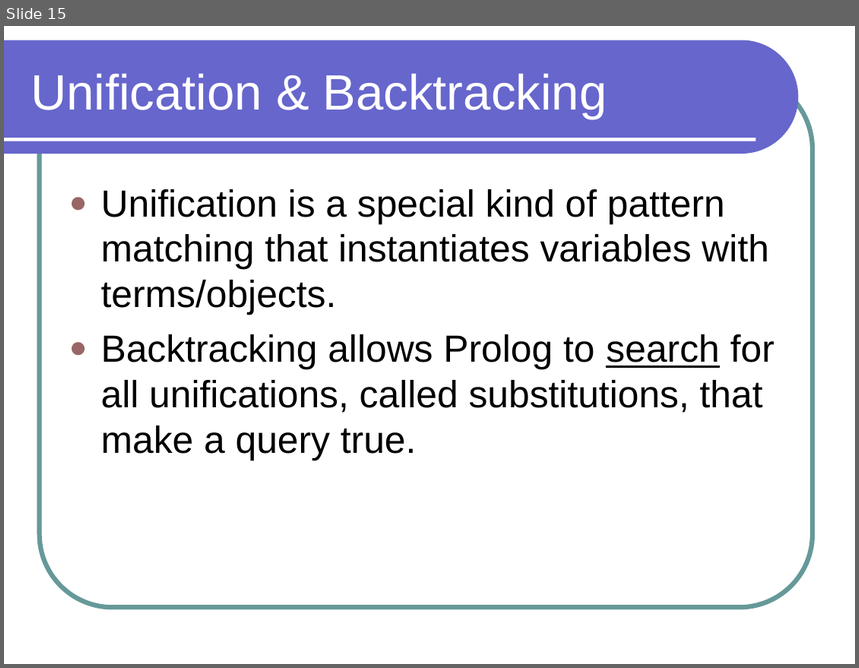
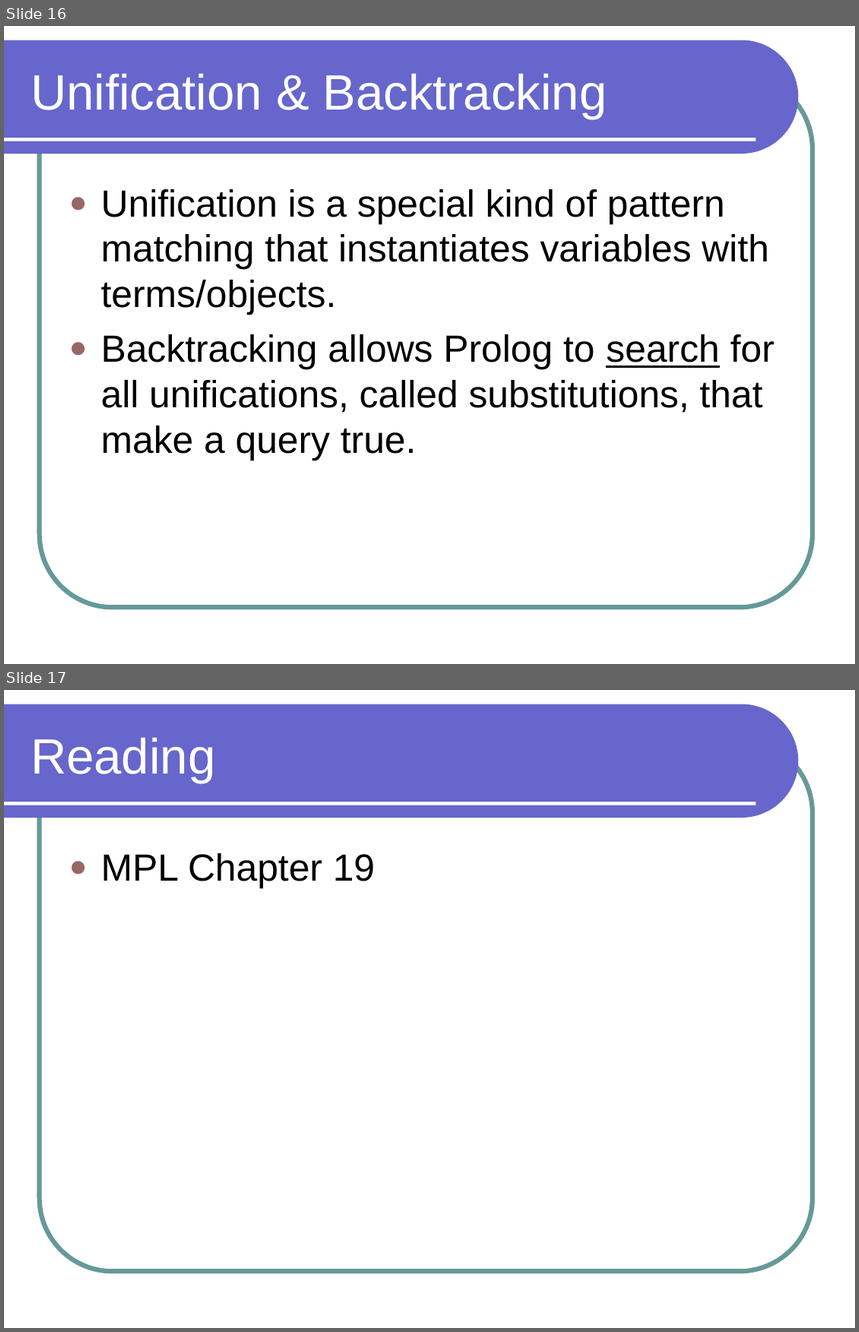
Before and after one commit to lutzhamel/CSC301, a slide deck: notes/csc301-ln020.ppt. Shown one above the other, each under a label of ours: slide 15 before the commit, slides 16 and 17 after it. The pictures are 859x668 and 859x1332 pixels, drawn with LibreOffice and Linux fonts; fonts in the diff are those of the drawing. Boxes give left, top, right and bottom in pixels: in the first picture for what was removed or moved away, otherwise in the second. Text is boxed around its words. In the diff, an @@ line names an element or a change of style, - is before the commit and + after.

```diff
--- a/notes/csc301-ln020.ppt
+++ b/notes/csc301-ln020.ppt
@@ slide 17 added at <box>4,690,855,1328</box>, background #FFFFFF; not listed: 3 template elements that a slide beside it also shows @@
@@ title added at <box>31,737,215,783</box>, 42 pt, text #FFFFFF @@
+Reading
@@ text added at <box>101,853,375,888</box>, 32 pt, text #000000 @@
+● MPL Chapter 19
@@ what was slide 15 is now slide 16 @@
```
Also in this commit, not shown: 1 other file.
